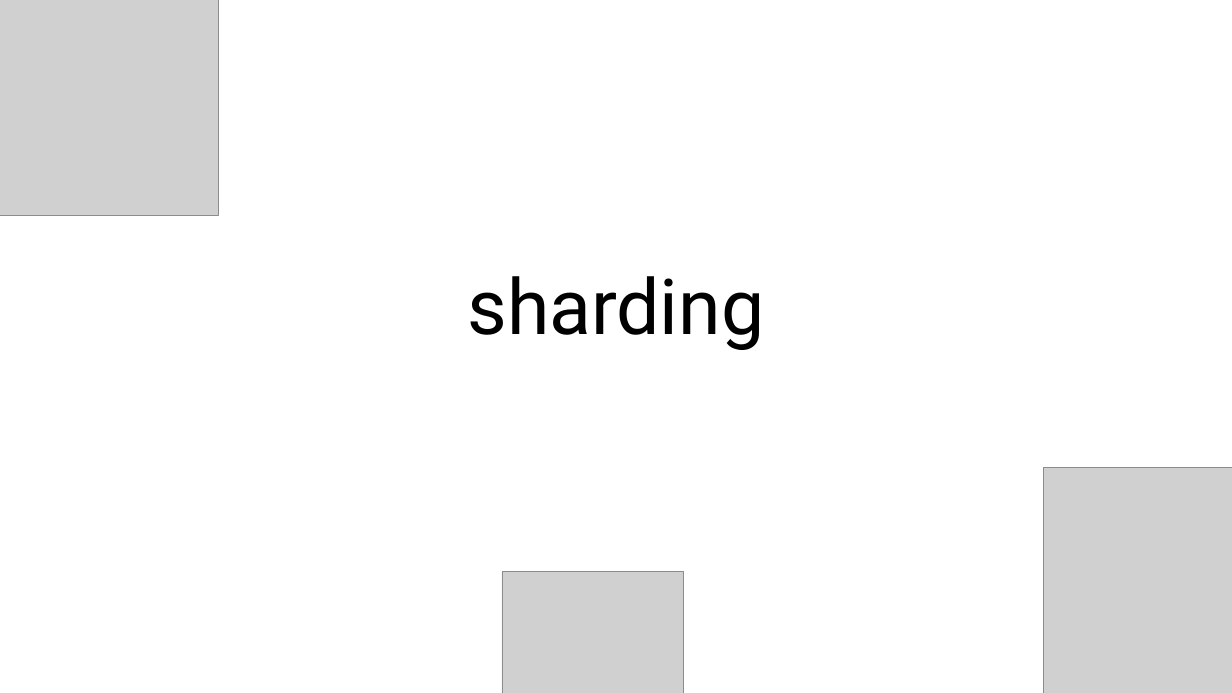
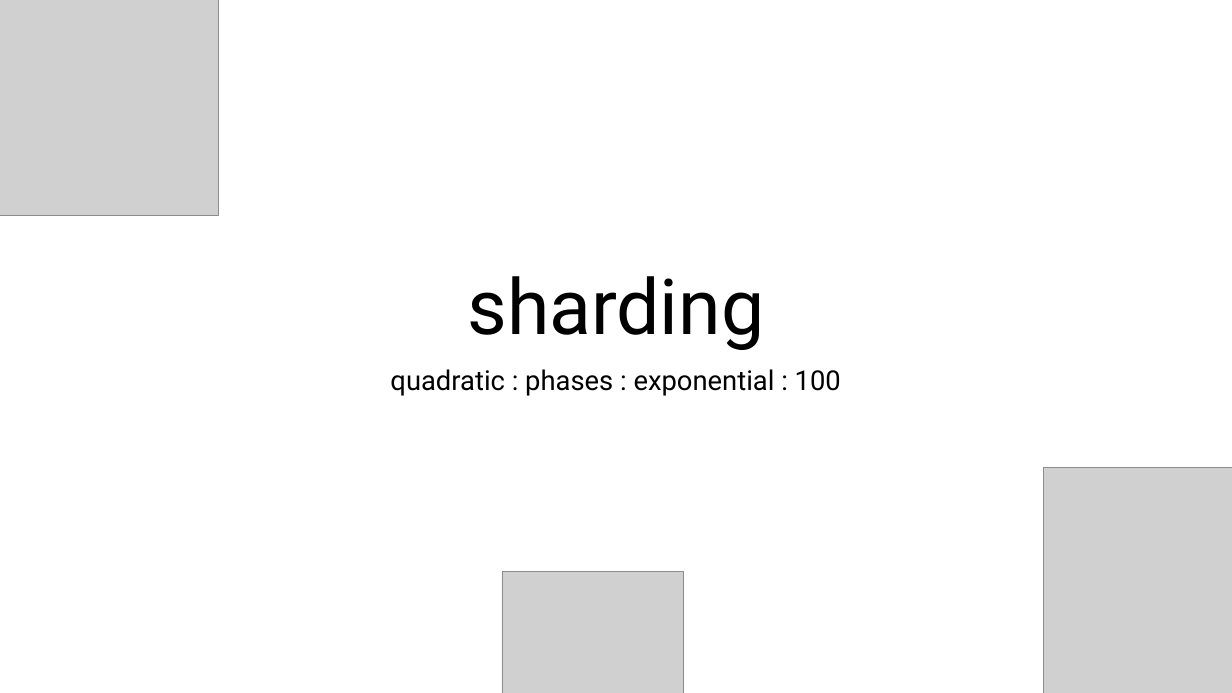
Before and after one commit to StateProof/nethermind, a slide deck: slide 84 of src/Nethermind/Workshop.pptx (slide 83 before the commit). Drawn at 1232x693 pixels with LibreOffice and Linux fonts; fonts in the diff are those of the drawing; grey boxes stand for pictures. Boxes give left, top, right and bottom in pixels: in the first picture for what was removed or moved away, otherwise in the second. Text is boxed around its words. In the diff, an @@ line names an element or a change of style, - is before the commit and + after.

```diff
--- a/src/Nethermind/Workshop.pptx
+++ b/src/Nethermind/Workshop.pptx
@@ subtitle added at bbox=[390, 369, 841, 396], 32 pt, text #000000 @@
+quadratic : phases : exponential : 100
```
Also in this commit, not shown: 9 other slides changed, 2 slides added, 1 slide removed.
